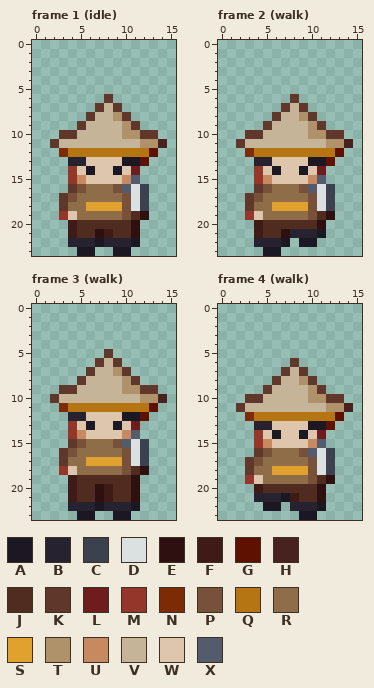
Two states of a pixel-art file, art/bodies/unorthodox.aseprite. The first picture shows the starting point.
16x24 pixels, 42 frames. Colours within 5 levels of each other are drawn and written as one. Shown: frame 1 (idle), frame 2 (walk), frame 3 (walk), frame 4 (walk). The commit also changed other frames, which this record leaves out.
Palette (. is transparent): A #1b1823  B #26222f  C #3c414f  D #dbe0e1  E #2f1011  F #3f1b17  G #5e1100  H #47221e  J #4f2b20  K #5f382b  L #6e1c1d  M #94372a  N #7d2b04  P #775139  Q #b57513  R #8e6d48  S #e1a12e  T #b0926a  U #c7895f  V #c5b498  W #ddc6ac  X #545b6d
After the commit:
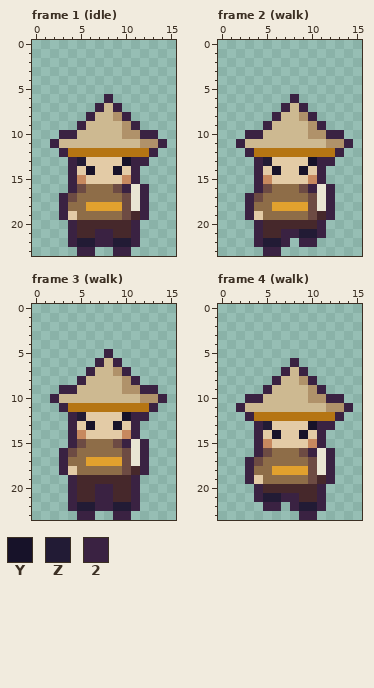
Colours new in this view: Y #171229  Z #221b35  2 #3a2242
From old to new:
colour D: #dbe0e1 -> #e9e5d3
colour J: #4f2b20 -> #46282b
colour P: #775139 -> #6d4b43
colour V: #c5b498 -> #cdb991
colour W: #ddc6ac -> #e3cba6
Changed rows in their new state; - is a pixel that keeps its letter.
Frame 1 (idle):
first column x 2:
 6 ------2------
 7 -----2-2-----
 8 ----2---2----
 9 ---2-----2---
10 -22-------22-
11 2-----------2
12 -2---------2-
13 --2Z----Y22--
14 --2-Y--Y-2---
15 --2------2---
16 --2-----2-2--
17 -2--------2--
18 -2--------2--
19 -2--------2--
20 --2------2---
21 --2--22--2---
22 --2ZZ22ZZ2---
23 ---22--22----
Frame 2 (walk):
first column x 2:
 6 ------2------
 7 -----2-2-----
 8 ----2---2----
 9 ---2-----2---
10 -22-------22-
11 2-----------2
12 -2---------2-
13 --2Z----Y22--
14 --2-Y--Y-2---
15 --2------2---
16 --2-----2-2--
17 -2--------2--
18 -2--------2--
19 -2--------2--
20 --2------2---
21 --2--22ZZ2---
22 --2ZZ2-22----
23 ---22--------
Frame 3 (walk):
first column x 2:
 5 ------2------
 6 -----2-2-----
 7 ----2---2----
 8 ---2-----2---
 9 -22-------22-
10 2-----------2
11 -2---------2-
12 --2Z----Y22--
13 --2-Y--Y-2---
14 --2------2---
15 --2-----2-2--
16 -2--------2--
17 -2--------2--
18 -2--------2--
19 --2------2---
20 --2--22--2---
21 --2--22--2---
22 --2ZZ22ZZ2---
23 ---22--22----
Frame 4 (walk):
first column x 2:
 6 ------2------
 7 -----2-2-----
 8 ----2---2----
 9 ---2-----2---
10 -22-------22-
11 2-----------2
12 -2---------2-
13 --2Z----Y22--
14 --2-Y--Y-2---
15 --2------2---
16 --2-----2-2--
17 -2--------2--
18 -2--------2--
19 -2--------2--
20 --2------2---
21 --2ZZ22--2---
22 ---22-2ZZ2---
23 -------22----
